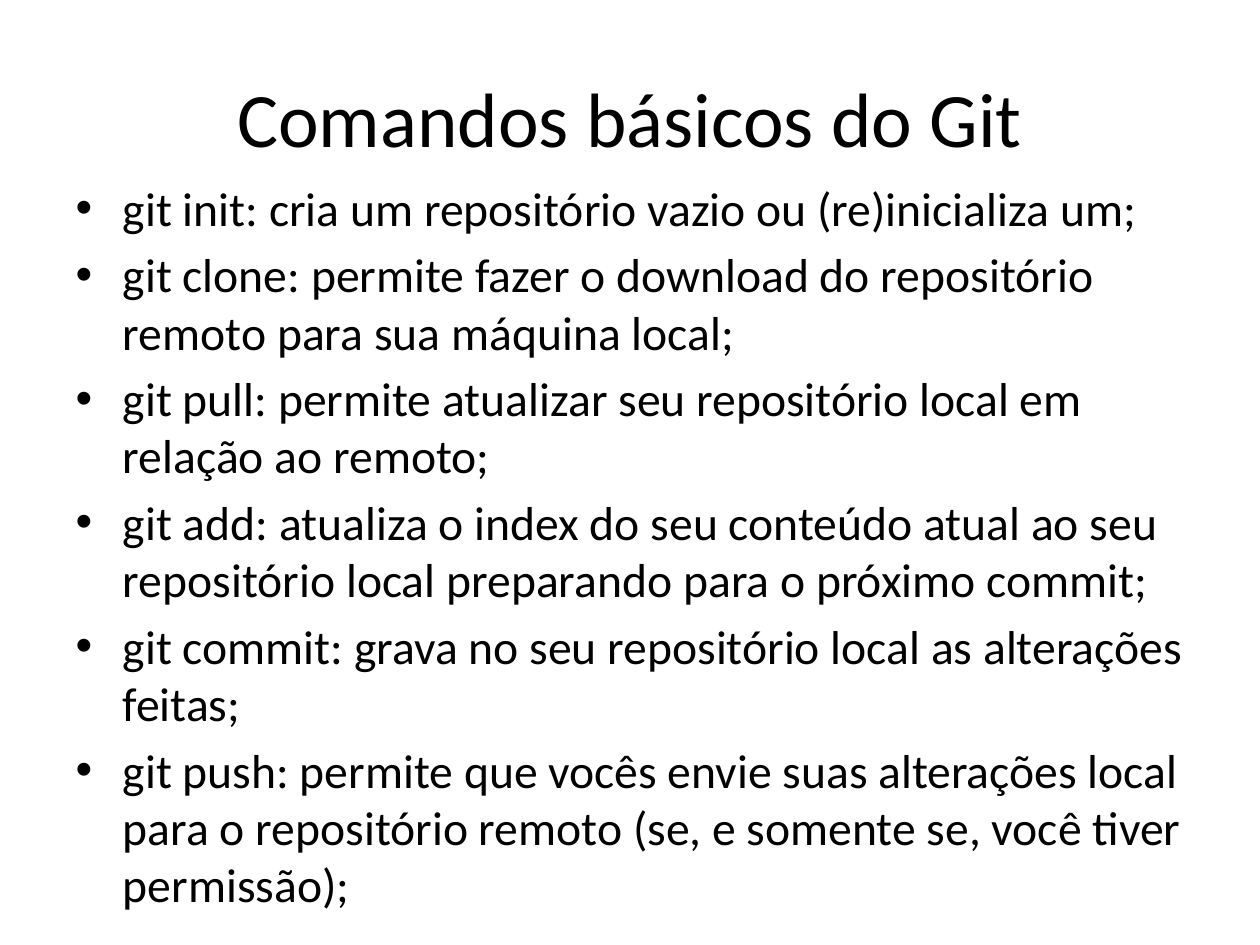
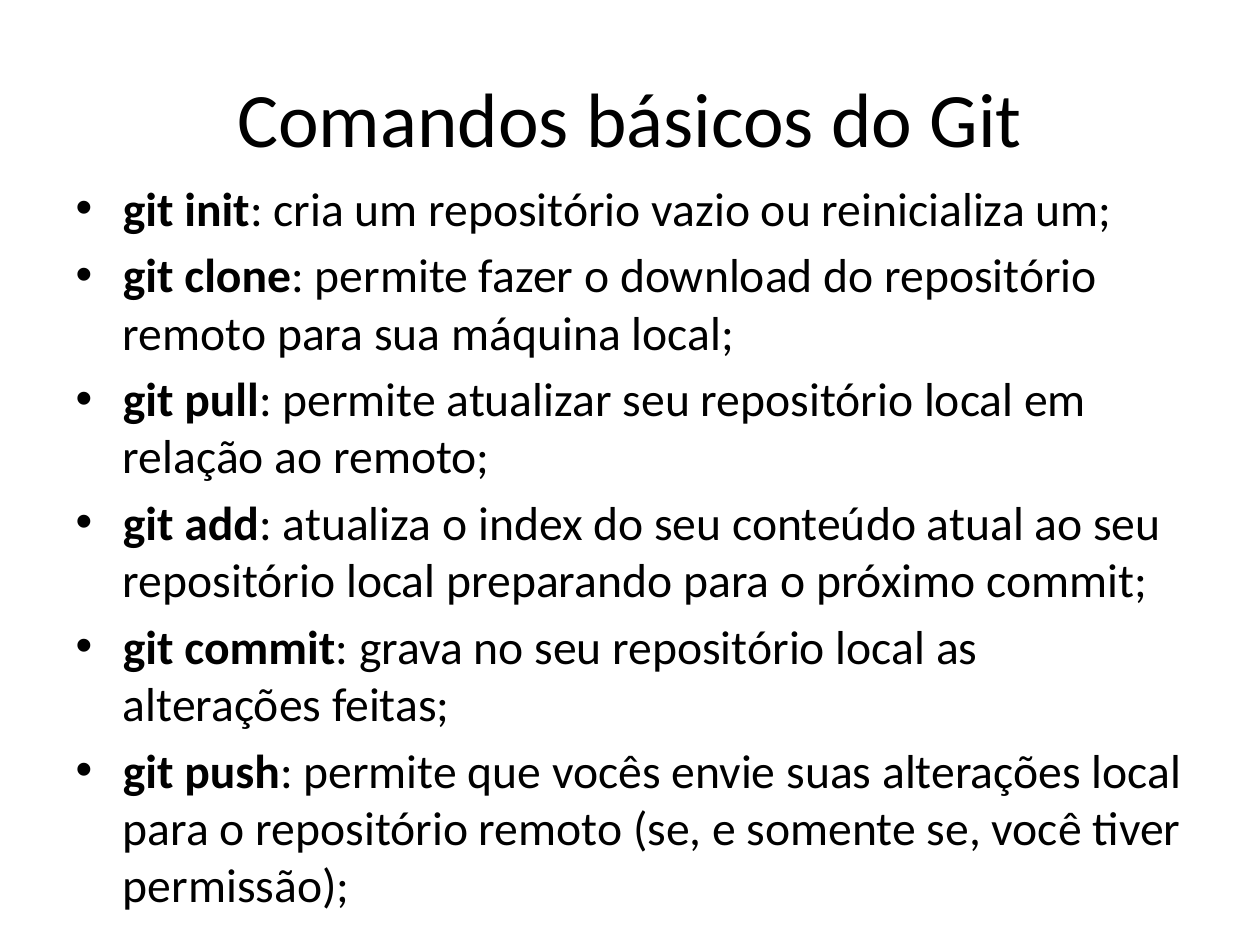
Before and after one commit to FernandoBCAraujo/Apresentacao-Git-e-GitHub, a slide deck: slide 10 of Apresentação Git e GitHub.pptx. Drawn at 1260x945 pixels with LibreOffice and Linux fonts; fonts in the diff are those of the drawing. Boxes give left, top, right and bottom in pixels: in the first picture for what was removed or moved away, otherwise in the second. Text is boxed around its words. In the diff, an @@ line names an element or a change of style, - is before the commit and + after.

Commit message:
Review textual básico do pptx
não precisou alterar quase nada

```diff
--- a/Apresentação Git e GitHub.pptx
+++ b/Apresentação Git e GitHub.pptx
@@ text at bbox=[123, 192, 1112, 234]: text changed @@
-• git init: cria um repositório vazio ou (re)inicializa um;
+• git init: cria um repositório vazio ou reinicializa um;
@@ text at bbox=[123, 258, 1181, 910]: bold on in "git clone:", "git pull:", "git add:", "git commit:" and 1 more places @@
```
Also in this commit, not shown: 6 other slides changed.
